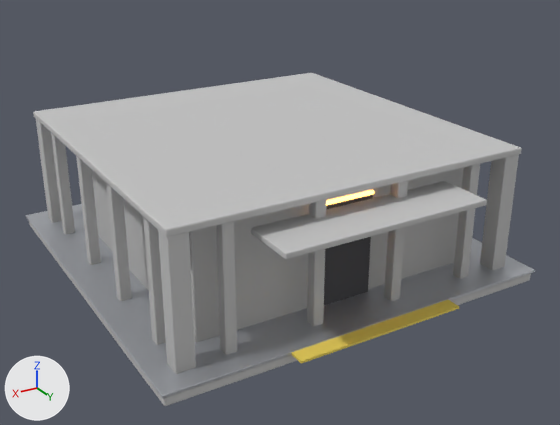
The glTF model game/assets/modules/base_5x5_concrete.glb, before and after one commit.
Both versions are drawn from a 50 mm lens placed at (5.46, 9.67, 5.43), pointed at (-0.05, 0.5, 0.84). Every picture has the same lights, and +X, +Y and +Z are marked at lower left. The picture after the commit comes second. Vertices at exactly the same position are counted once.

Objects in the first picture: 'ext_canopy', 'ext_entrance', 'ext_entrance_glow', 'ext_hazard', 'ext_ledge', 'ext_lobby', 'int_columns', 'int_slab', 'int_slab_edge'.
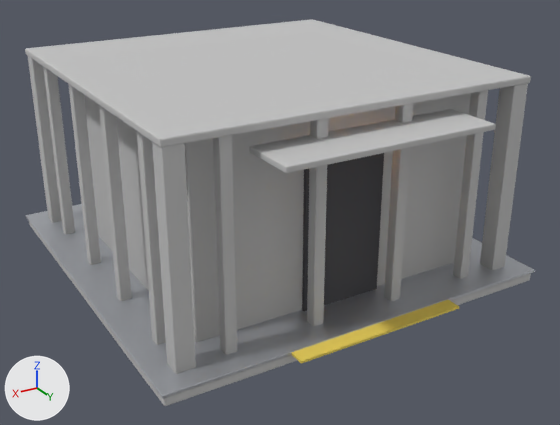
What changed in the scene script:
```text
Change me_ext_lobby:
    used by ob_ext_lobby; location = (0.0, 0.0, 0.0)
    remove me_ext_lobby.from_pydata(...)  # 56 vertices, 108 faces; spans x -2.15..2.15, y -2.15..2.15, z 0.15..1.85
    add me_ext_lobby.from_pydata(...)  # 56 vertices, 108 faces; spans x -2.15..2.15, y -2.15..2.15, z 0.15..2.85
    me_ext_lobby part 1: the whole mesh is scaled about its middle by (1, 1, 1.6), then moved by (0.0, 0.0, 0.5)
Change me_int_columns:
    used by ob_int_columns; location = (0.0, 0.0, 0.0)
    remove me_int_columns.from_pydata(...)  # 1120 vertices, 2160 faces; spans x -2.63..2.63, y -2.63..2.63, z 0.0..2.0
    add me_int_columns.from_pydata(...)  # 1120 vertices, 2160 faces; spans x -2.63..2.63, y -2.63..2.63, z 0.0..3.0
    me_int_columns part 2: the whole mesh is scaled about the mesh origin by (1, 1, 1.5)
Change me_ext_entrance_glow:
    used by ob_ext_entrance_glow; location = (0.0, 0.0, 0.0)
    before: 0 (-0.45, 2.185, 1.645) at pixel (372, 193), 1 (-0.45, 2.185, 1.695) at pixel (372, 189), 2 (-0.45, 2.215, 1.645) at pixel (373, 194), 3 (-0.45, 2.215, 1.695) at pixel (374, 190), 4 (0.45, 2.185, 1.645)
    before: 5 (0.45, 2.185, 1.695), 6 (0.45, 2.215, 1.645), 7 (0.45, 2.215, 1.695)
    remove me_ext_entrance_glow.from_pydata(...)  # 8 vertices, 12 faces; spans x -0.45..0.45, y 2.185..2.215, z 1.645..1.695
    add me_ext_entrance_glow.from_pydata(...)  # 8 vertices, 12 faces; spans x -0.6..0.6, y 2.185..2.215, z 2.345..2.395
    me_ext_entrance_glow part 3
    add for i in [*range(0, 4)]: me_ext_entrance_glow.vertices[i].co += Vector((-0.15, 0.0, 0.7))
    add for i in [*range(4, 8)]: me_ext_entrance_glow.vertices[i].co += Vector((0.15, 0.0, 0.7))
Change me_ext_canopy:
    used by ob_ext_canopy; location = (0.0, 0.0, 0.0)
    remove me_ext_canopy.from_pydata(...)  # 56 vertices, 108 faces; spans x -1.5..1.5, y 2.4..3.2, z 1.61..1.69
    add me_ext_canopy.from_pydata(...)  # 56 vertices, 108 faces; spans x -1.5..1.5, y 2.4..3.2, z 2.61..2.69
    me_ext_canopy part 4: the whole mesh is moved by (0.0, 0.0, 1.0)
Change me_ext_ledge:
    used by ob_ext_ledge; location = (0.0, 0.0, 0.0)
    remove me_ext_ledge.from_pydata(...)  # 56 vertices, 108 faces; spans x -2.65..2.65, y -2.65..2.65, z 1.93..2.03
    add me_ext_ledge.from_pydata(...)  # 56 vertices, 108 faces; spans x -2.65..2.65, y -2.65..2.65, z 2.93..3.03
    me_ext_ledge part 5: the whole mesh is moved by (0.0, 0.0, 1.0)
```

Boxes (x1, y1, x2, y2) around the edits, measured in the pictures (560 x 425 px; the box of a moved part takes in the faces that stretch with it):
'ext_ledge', moved: before (33, 73, 522, 237); after (25, 19, 531, 148)
'int_columns', rescaled (25% taller): before (36, 119, 519, 374); after (28, 56, 528, 374)
'ext_lobby', moved, rescaled: before (92, 168, 463, 342); after (84, 93, 471, 342)
'ext_canopy', moved: before (251, 181, 487, 259); after (249, 109, 496, 173)
part 3 of me_ext_entrance_glow, moved or reshaped (not visible afterwards): before (326, 190, 374, 205)
'ext_entrance', unchanged, uncovered by the edit: before (324, 194, 373, 305); after (302, 153, 384, 311)
